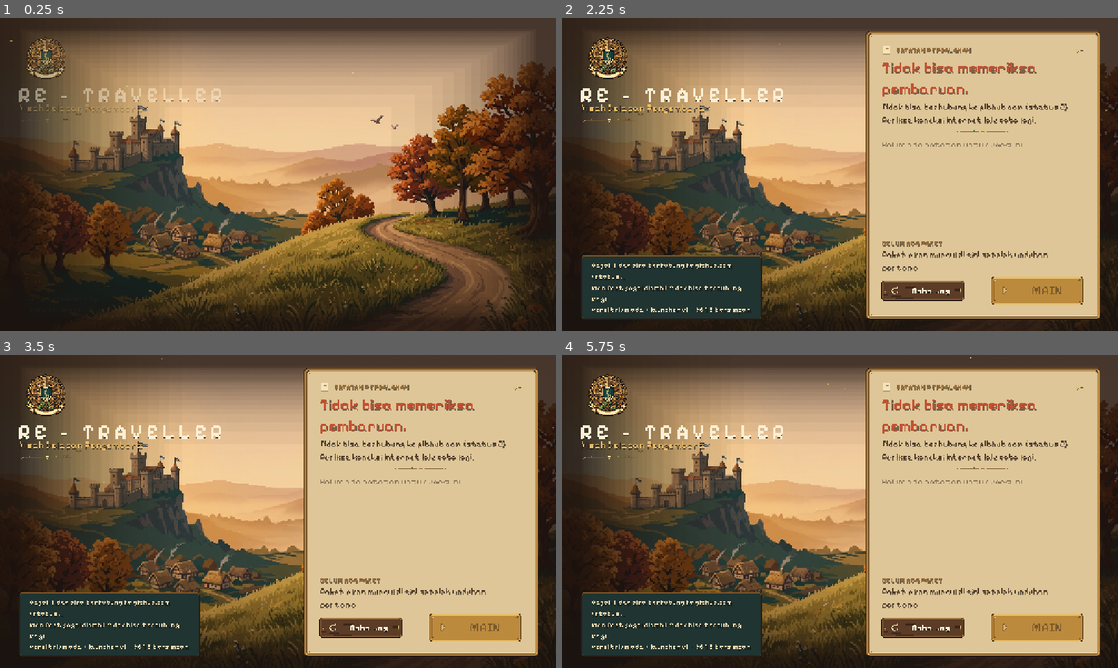
Above: before the commit, frames 1-4 (two rows, left to right).
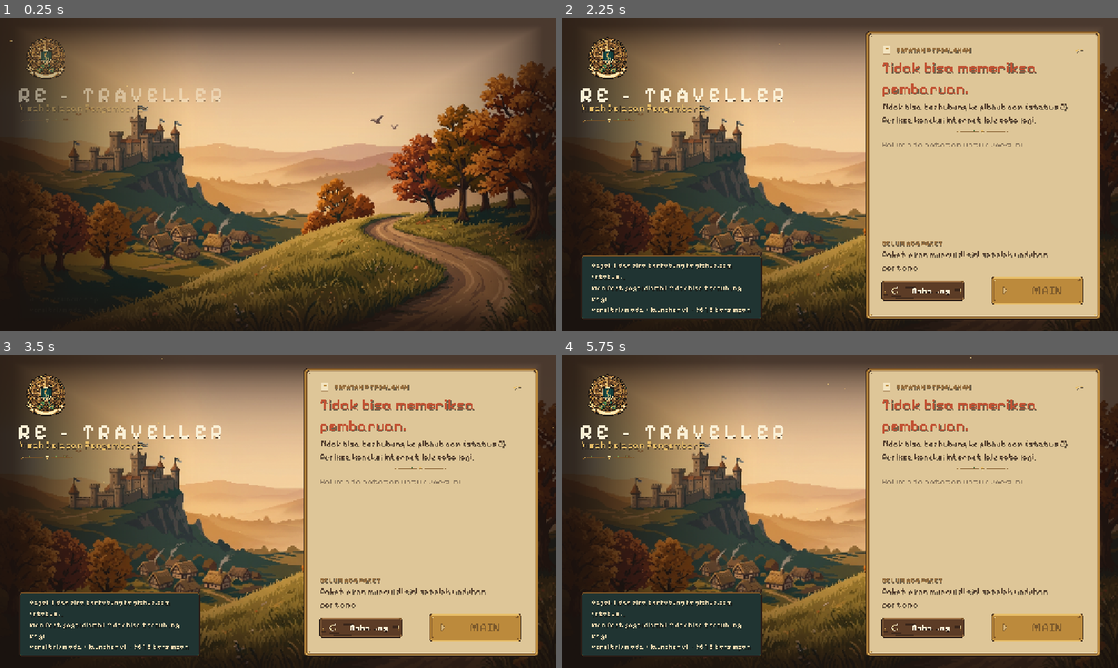
Above: after the commit, the same moments.

Repository: KyokoApp/GodotMe
Game: Godot game, scene res://scenes/Launcher.tscn
Two runs of this game, one before a commit and one after it. Both use one fixed random seed, a clock stepped at 60 frames per second and the inputs below.
Inputs:
- Up to frame 1 (0.25 s): no input
- Up to frame 2 (2.25 s): click "Coba Lagi" at 0.5 s; click "Coba Lagi" at 1.25 s; click "Coba Lagi" at 2 s
- Up to frame 3 (3.5 s): no input
- Up to frame 4 (5.75 s): tap Enter at 5 s

The runs differ from the first frame. In frame 1, 0.3% of the frame differs, in the area x 13-94%, y 19-92%; in frame 2, 0.1%; in frame 3, less than 0.1%; in frame 4, 0.2%.

Commit message:
design(launcher): theme the modal across the CanvasLayer; linear filtering for smooth overlays
Co-authored-by: arena-agent <297053741+arena-agent@users.noreply.github.com>

Diff:
--- a/launcher/scenes/Launcher.tscn
+++ b/launcher/scenes/Launcher.tscn
@@ -24,6 +24,7 @@
 script = ExtResource("1_launcher")
 
 [node name="Background" type="TextureRect" parent="."]
+texture_filter = 2
 layout_mode = 1
 anchors_preset = 15
 anchor_right = 1.0
@@ -36,6 +37,7 @@
 stretch_mode = 6
 
 [node name="Scrim" type="TextureRect" parent="."]
+texture_filter = 2
 modulate = Color(1, 1, 1, 0.92)
 layout_mode = 0
 offset_right = 1280.0
@@ -46,6 +48,7 @@
 stretch_mode = 0
 
 [node name="Vignette" type="TextureRect" parent="."]
+texture_filter = 2
 layout_mode = 0
 offset_right = 1280.0
 offset_bottom = 720.0
@@ -336,7 +339,7 @@
 anchor_bottom = 1.0
 grow_horizontal = 2
 grow_vertical = 2
-color = Color(0.06, 0.045, 0.04, 0.72)
+color = Color(0.06, 0.045, 0.04, 0.6)
 
 [node name="Center" type="CenterContainer" parent="ModalLayer"]
 anchors_preset = 15
@@ -346,7 +349,7 @@
 grow_vertical = 2
 
 [node name="Modal" type="PanelContainer" parent="ModalLayer/Center"]
-custom_minimum_size = Vector2(600, 0)
+custom_minimum_size = Vector2(660, 0)
 layout_mode = 2
 theme_type_variation = &"ModalPanel"
 
--- a/launcher/scripts/Launcher.gd
+++ b/launcher/scripts/Launcher.gd
@@ -43,6 +43,9 @@
 
 func _ready() -> void:
 	theme = UiTheme.get_theme()
+	# the modal lives under a CanvasLayer, which does not take part in theme
+	# propagation, so it gets the same theme explicitly
+	_modal.theme = theme
 	_dim.visible = false
 	_modal.visible = false
 	_modal_ok.pressed.connect(func(): _hide_modal())
--- a/launcher/tests/TestRunner.gd
+++ b/launcher/tests/TestRunner.gd
@@ -413,6 +413,7 @@
 	await get_tree().create_timer(0.6).timeout
 	await _shot(dir, "05_luring")
 
+	await get_tree().create_timer(0.2).timeout
 	launcher._show_modal("Pemulihan Otomatis",
 		"Game tidak merespons dalam 25 detik. Kembali ke versi 1.0.0 yang terakhir stabil.",
 		"Mengerti")
Binary file changed: launcher/ui/textures/overlay_scrim_left.png
Binary file changed: launcher/ui/textures/overlay_vignette.png
Not shown, changed: tools/gen_backdrop.py
Not shown, changed: tools/gen_ui_kit.py
